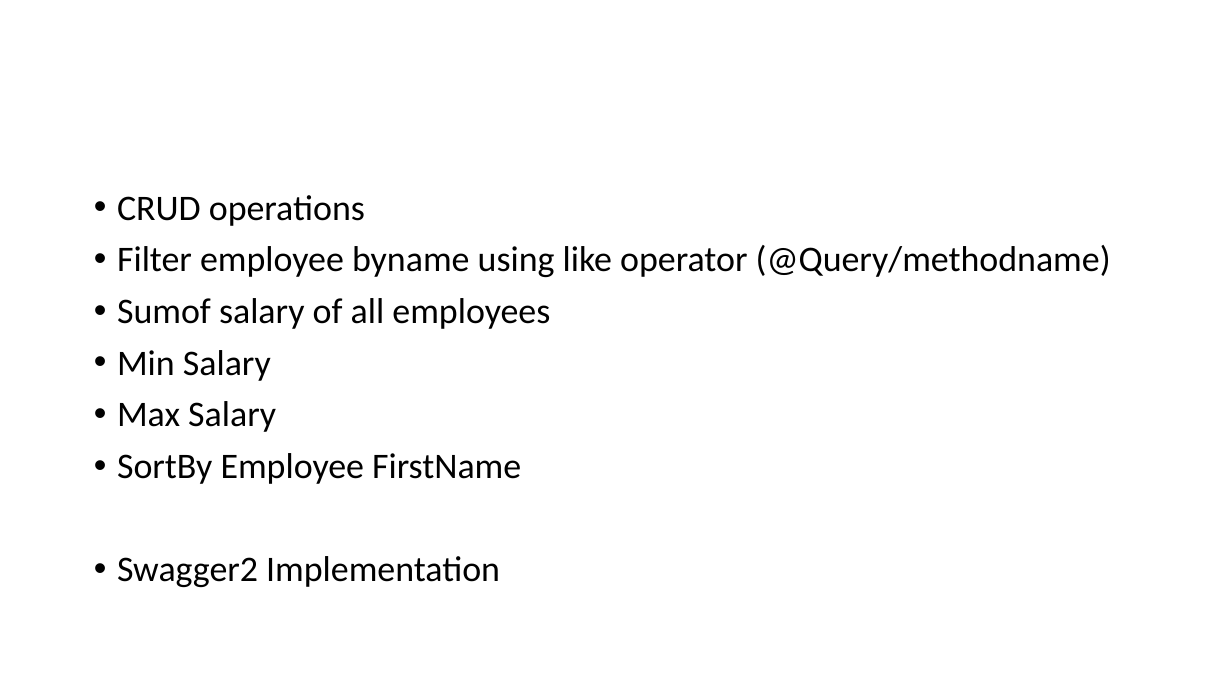
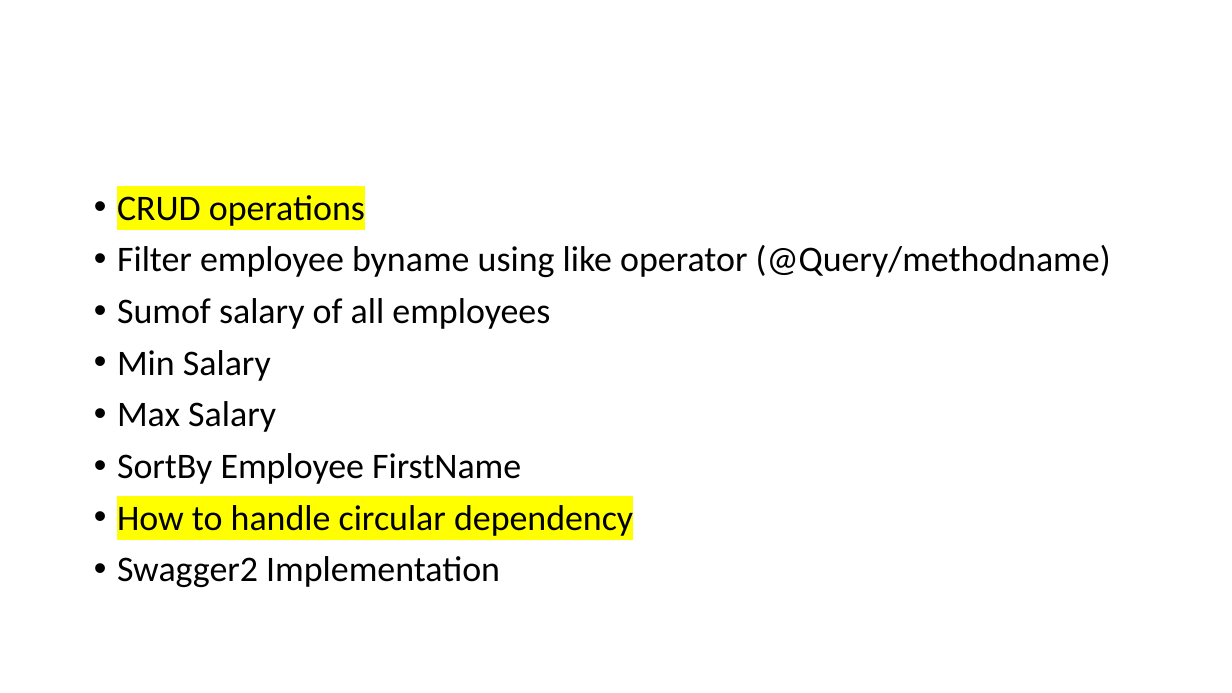
Before and after one commit to priyangm/pod_trg, a slide deck: slide 18 of FinishingSchool-June.pptx. Drawn at 1232x693 pixels with LibreOffice and Linux fonts; fonts in the diff are those of the drawing. Boxes give left, top, right and bottom in pixels: in the first picture for what was removed or moved away, otherwise in the second. Text is boxed around its words. In the diff, an @@ line names an element or a change of style, - is before the commit and + after.

```diff
--- a/FinishingSchool-June.pptx
+++ b/FinishingSchool-June.pptx
@@ text at [117, 195, 365, 226]: highlight none to #FFFF00 in "CRUD operations" @@
@@ text at [117, 505, 633, 536]: paragraph added @@
+• How to handle circular dependency
```
Also in this commit, not shown: 1 other slide changed, 9 slides added, 1 other file.
